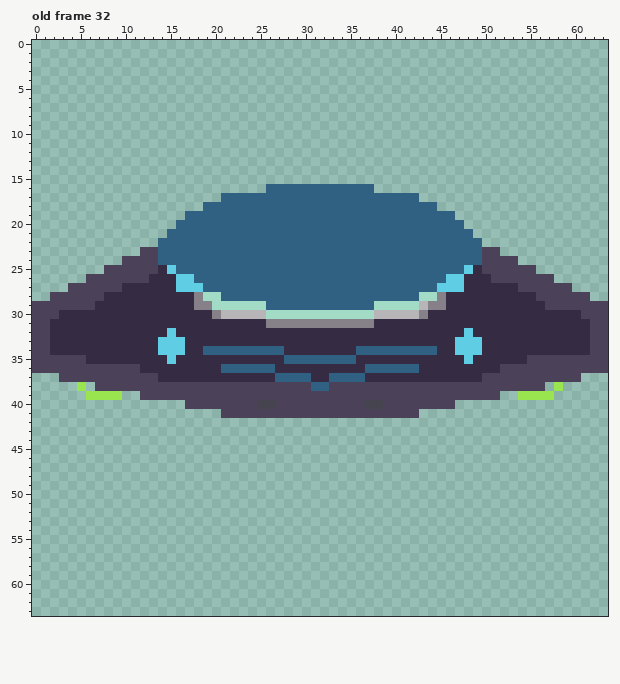
Edited in one commit: pixel-art file (conspiracy-game-jam/Sprites/Aseprite/SpaceshipOff-Recovered.aseprite). This is how it looked before the edit.
64x64 pixels, 33 frames. Colours within 5 levels of each other are drawn and written as one. Shown: old frame 32. The commit also changed other frames, which this record leaves out.
The result:
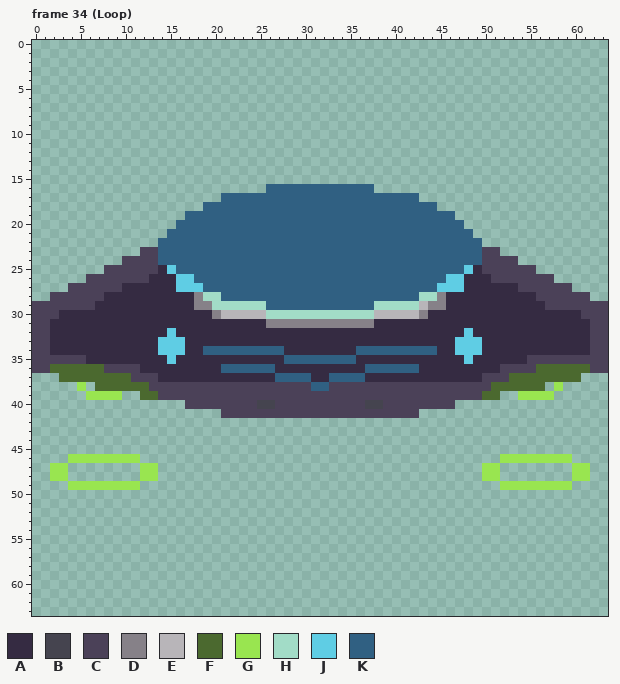
Palette (. is transparent): A #352b42  B #45444f  C #4b4158  D #868188  E #b8b5b9  F #4b692f  G #99e550  H #a2dcc7  J #5fcde4  K #306082
A new or re-ordered frame is compared with the old frame closest to it.
Change:
frames 33 -> 40
Frame 34 (Loop) is new; against old frame 32, layers "Spaceship", "Rings":
The author changed colour C to colour F in row 36 at x 2 to 7 and 56 to 61; in row 37 at x 3 to 10 and 53 to 60; in row 38 at x 7 to 12 and 51 to 56; in row 39 at x 12 to 13 and 50 to 51.
Colour G now appears in row 46 at x 4 to 11 and 52 to 59; in rows 47 to 48 at x 2 to 3, 12 to 13, 50 to 51 and 60 to 61; in row 49 at x 4 to 11 and 52 to 59.
